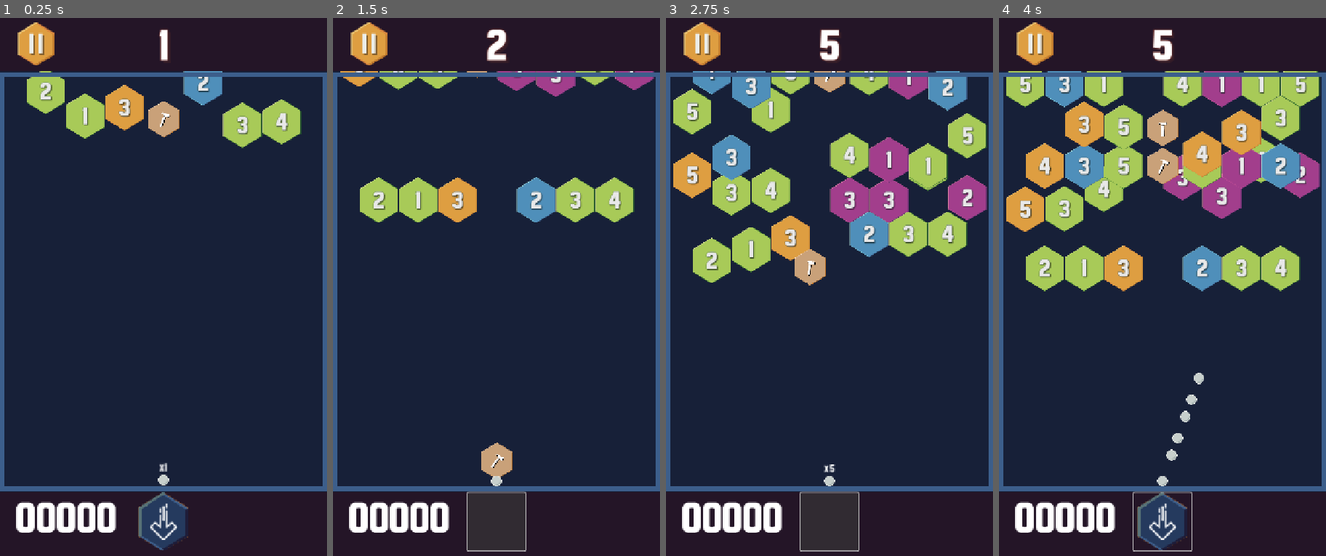
Above: before the commit, frames 1-4 (left to right).
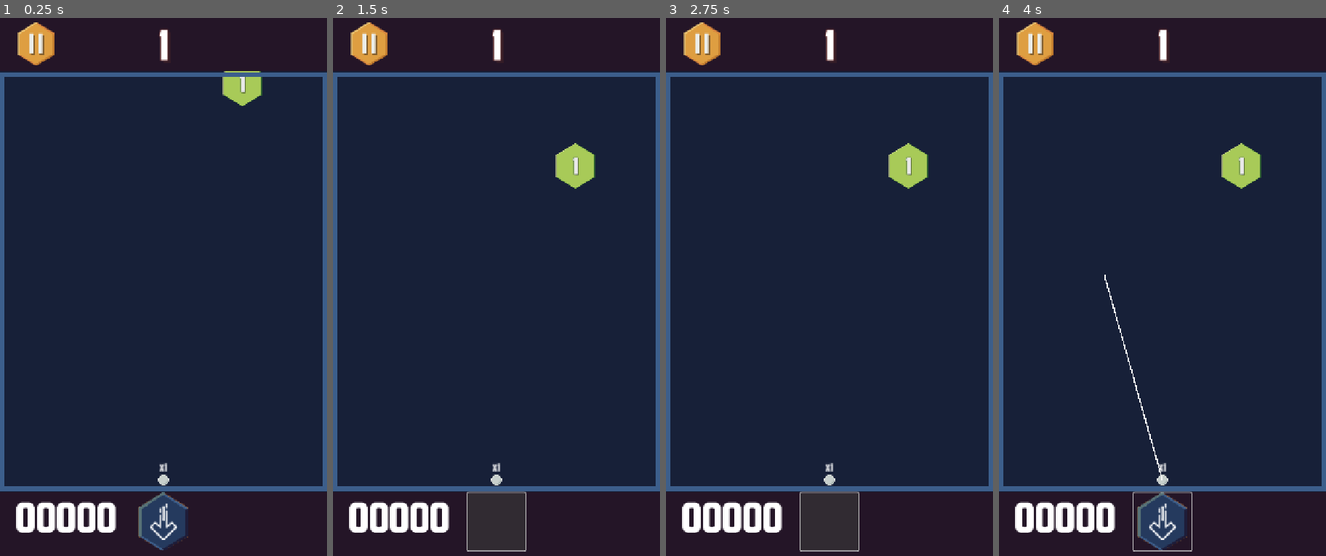
Above: after the commit, the same moments.

Repository: mrhewitt/hex-breaker
Game: Godot game, scene res://world/world.tscn
Same seed, same stepped clock (60 frames per second), same inputs: the game is played once before the commit and once after it.
Inputs (mouse positions are in pixels of both pictures, inside the frame that each line leads up to):
- Up to frame 1 (0.25 s): no input
- Up to frame 2 (1.5 s): click (496, 523) at 0.5 s; click (496, 523) at 1.25 s
- Up to frame 3 (2.75 s): click (829, 523) at 2 s
- Up to frame 4 (4 s): move the mouse to (1234, 276) at 2.77 s; press the mouse at (1234, 276) at 2.78 s; release the mouse at (1234, 276) at 3.5 s; drag from (1097, 335) to (1146, 421) at 3.52 s

The runs differ from the first frame. In frame 1, 5.3% of the frame differs, in the area x 8-93%, y 9-25%; in frame 2, 7.4%; in frame 3, 18%; in frame 4, 22%, in the area x 2-99%, y 2-88%.

Commit message:
Fixedish selection of start point

Diff:
--- a/scripts/globals/block_spawner.gd
+++ b/scripts/globals/block_spawner.gd
@@ -1,11 +1,25 @@
 extends Node
 
+## fired when level counter is bumped up to indicate we moved to a new level
 signal level_updated(level)
 signal level_started
 
-const SCALE = 1
-const HEX_WIDTH = 100*SCALE
-const HEX_HEIGHT = 85*SCALE
+## emitted when all block animations are start of new level are done, and user
+## can now being to aim his next shot
+signal block_drop_complete
+
+
+# all levels up till this will allocate number of hits as
+# level number, greater will allocate level number of 2xlevel
+const MAX_LEVEL_LINEAR_HITS = 5
+
+# max number of blocks to put horicontally, odd rows will have 1 less
+# as the hexes slot into the spaces of blocks on even rows
+const MAX_BLOCKS_ACROSS = 8
+
+#const SCALE = 1
+#const HEX_WIDTH = 100*SCALE
+#const HEX_HEIGHT = 85*SCALE
 const HEX_RADIUS = 50
 const MAX_ROWS = 12
 
@@ -74,24 +88,38 @@
 
 
 func create_row() -> void:
-	var block_count = 8 if top_row % 2 == 0 else 7
-	for column in range(0,block_count):
-		var block:Block
-		if column == 3:
-			block = HAMMER_BLOCK.instantiate()
-		else:
-			block = BLOCK.instantiate()
+	# create an array of open row indexes, each time one is places we take it out
+	# that way we never have issue having to loop picking random numbers if a slot is full
+	var total_block_count = MAX_BLOCKS_ACROSS if top_row % 2 == 0 else MAX_BLOCKS_ACROSS - 1
+	var available_slots: Array
+	for i in range(0,total_block_count):
+		available_slots.append(i)
+
+	# work out maximum blocks, if low level then its just one, otherwise
+	# it is netweem 1-3
+	var block_count = 1 if level < MAX_LEVEL_LINEAR_HITS else randi_range(1,3)
+	var move_tween: Tween = create_tween().parallel()
+	move_tween.finished.connect( block_drop_complete.emit )
+	for i in range(0, block_count):
+		var column = available_slots.pick_random()
+		available_slots.erase(column)
+
+		var block := BLOCK.instantiate()
 		level_node.add_child(block)
 		block.grid_position = Vector2i(column,top_row)
+		block.hits = get_hits_to_allocate()
 
 		# animate blocks appearance so it drops in from above
 		var target_y: float = block.position.y
 		block.position.y = -HEX_RADIUS
-		var move_tween = create_tween()
 		move_tween.tween_property(block, 'position:y', target_y, 0.3 + randf_range(0,0.6))
 
-		if column != 3:
-			block.hits = randi_range(1,5)
+
+func get_hits_to_allocate() -> int:
+	if level <= MAX_LEVEL_LINEAR_HITS:
+		return level
+	else:
+		return [level,level*2].pick_random()
 
 
 # return all regular blocks that are nieghbours to the given grid location
--- a/world/boundary_wall.gd
+++ b/world/boundary_wall.gd
@@ -42,10 +42,23 @@
 	return null
 
 
+# find all walls that are NOT acting as a boundary wall
+static func get_non_base_walls() -> Array[BoundaryWall]:
+	var walls: Array[BoundaryWall]
+	for wall in BlockSpawner.level_node.get_tree().get_nodes_in_group(Groups.WALL):
+		if !wall.is_base_wall:
+			walls.append(wall)
+	return walls
+
+
+static func clear_all_start_points() -> void:
+	for wall in BlockSpawner.level_node.get_tree().get_nodes_in_group(Groups.WALL):
+		wall.clear_start_point()
+
+
 func _ready() -> void:
 	set_shape.call_deferred()
 	BlockSpawner.level_updated.connect(_on_new_level)
-	BlockSpawner.level_started.connect(_on_level_started)
 
 
 func set_shape() -> void:
@@ -99,14 +112,12 @@
 	show_restart_point()
 
 
-# user launched balls to start playing the round
-func _on_level_started() -> void:
-	clear_start_point()
-
-
-
 # handle event when user taps on restart point linked to this wall
 # wall becomes new base and we signal parent to move ball onto this spot
 func _on_select_restart_point() -> void:
+	# turn current base wall into normal wall
+	get_base_wall().is_base_wall = false
+	# make this wall base wall
+	is_base_wall = true
+	# let everyone know about the change
 	base_wall_selected.emit(self)
-	is_base_wall = true
--- a/world/level.gd
+++ b/world/level.gd
@@ -2,37 +2,56 @@
 
 const BOUNCING_BALL = preload("res://entities/bouncing_ball.tscn")
 
+# state of input to ball targeting arrow,
+#	blocked - cannot use mouse to aim or fire ball
+#	waiting - ready for user input
+#	aiming	- currenly dragging target line, mouse up will fire and start level
+enum BallAimState { BLOCKED, WAITING, PREPARING_TO_AIM, AIMING }
+
 @onready var ball: Node2D = $Ball
 @onready var launch_timer: Timer = $LaunchTimer
+@onready var bottom_wall: BoundaryWall = $BottomWall
 
-var preparing_to_fire: bool = false
-var level_running: bool = false
-@onready var bottom_wall: BoundaryWall = $BottomWall
+# start blocked so opening aimations/hex blocks can be done
+var targeting_state: BallAimState = BallAimState.BLOCKED
+var start_drag_position: Vector2
 
 
 func _ready() -> void:
 	var center_x = get_viewport_rect().size.x/2
 	ball.global_position = Vector2(center_x,bottom_wall.global_position.y - ball.get_ball_radius() - 6)
+	BlockSpawner.block_drop_complete.connect( _on_ready_to_aim )
 
 
 func _input(event: InputEvent) -> void:
-	if !level_running:
+	if targeting_state != BallAimState.BLOCKED:
 		if event is InputEventMouseButton:
 			if event.is_action_pressed("ui_touch"):
-				preparing_to_fire = true
+				targeting_state = BallAimState.PREPARING_TO_AIM
+				start_drag_position = get_global_mouse_position()
+			else:
+				# if user released mouse button without much movement revent
+				# back to waiting state, otherwise release the ball if aiming
+				if targeting_state == BallAimState.PREPARING_TO_AIM:
+					targeting_state = BallAimState.WAITING
+				else:
+					release_launch()
+		elif event is InputEventMouseMotion:
+			if targeting_state == BallAimState.PREPARING_TO_AIM:
+				if Vector2(start_drag_position-get_global_mouse_position()).length() > 5:
+					ball.show_launch_line_to( get_global_mouse_position() )
+					# clear target points on other walls, we cannot change now we started aiming
+					BoundaryWall.clear_all_start_points()
+					targeting_state = BallAimState.AIMING
+			elif targeting_state == BallAimState.AIMING:
 				ball.show_launch_line_to( get_global_mouse_position() )
-			else:
-				release_launch()
-		elif event is InputEventMouseMotion and preparing_to_fire:
-			ball.show_launch_line_to( get_global_mouse_position() )
 
 
 func release_launch() -> void:
-	if preparing_to_fire:
+	if targeting_state == BallAimState.AIMING:
 		launch_timer.start()
 		ball.launch_line_2d.visible = false
-		preparing_to_fire = false
-		level_running = true
+		targeting_state = BallAimState.BLOCKED
 		BlockSpawner.start_level()
 
 
@@ -46,15 +65,14 @@
 
 
 func level_complete() -> void:
-	for wall in get_tree().get_nodes_in_group(Groups.WALL):
-		if wall.is_base_wall:
-			await move_to_start_point(wall.restart_point).finished
-			break
-
+#	for wall in get_tree().get_nodes_in_group(Groups.WALL):
+#		if wall.is_base_wall:
+	#		await move_to_start_point(wall.restart_point).finished
+#			break
+	await move_to_start_point( BoundaryWall.get_base_wall().restart_point ).finished
 	# update UI to be ready for user to start new round
 	ball.ball_count += 1
 	BlockSpawner.next_level()
-	level_running = false
 
 
 func move_to_start_point( restart_point: Vector2 ) -> Tween:
@@ -63,8 +81,12 @@
 	return tween
 
 
+func _on_ready_to_aim() -> void:
+	targeting_state = BallAimState.WAITING
+
+
 func _on_base_wall_selected(base_wall: BoundaryWall) -> void:
 	move_to_start_point(base_wall.restart_point)
-	for wall in get_tree().get_nodes_in_group(Groups.WALL):
-		if wall != base_wall:
-			wall.is_base_wall = false
+	# hide aiming line so we can start from new point
+	targeting_state == BallAimState.WAITING
+	ball.launch_line_2d.visible = false
--- a/world/world.tscn
+++ b/world/world.tscn
@@ -187,5 +187,8 @@
 size_flags_horizontal = 3
 
 [connection signal="base_wall_selected" from="Level/TopWall" to="Level" method="_on_base_wall_selected"]
+[connection signal="base_wall_selected" from="Level/LeftWall" to="Level" method="_on_base_wall_selected"]
+[connection signal="base_wall_selected" from="Level/RightWall" to="Level" method="_on_base_wall_selected"]
+[connection signal="base_wall_selected" from="Level/BottomWall" to="Level" method="_on_base_wall_selected"]
 [connection signal="timeout" from="Level/LaunchTimer" to="Level" method="_on_launch_timer_timeout"]
 [connection signal="pressed" from="HUDLower/HBoxContainer/DropButton" to="." method="_on_drop_button_pressed"]
